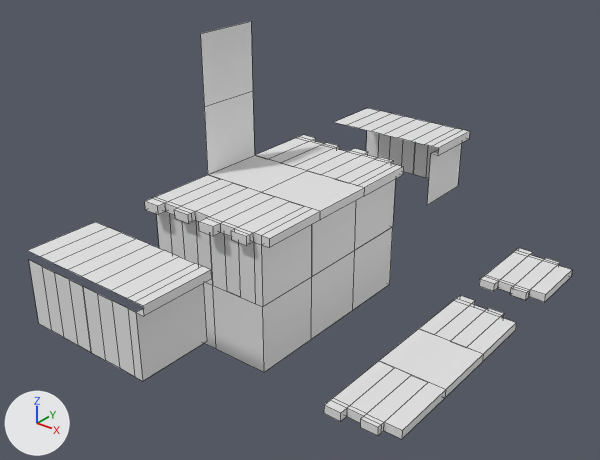
What one commit did to the FBX model Moving Through Mediums/Assets/Dev/Marika/Environment Assets/Export/environment.fbx.
The view is the same before and after, from a 50 mm camera at (6.38, -8.26, 6.45) aimed at (0.13, -0.45, 1.6). Arrows for +X, +Y and +Z are at lower left; the lights stay in place. The first picture is the older version. Mesh edges are drawn as thin lines.

The older version as bpy lines, for what is in view:
```python
me_cube_008 = bpy.data.meshes.new('Cube.008')
me_cube_008.from_pydata(...)  # 36 vertices, 26 faces; spans x -0.5..0.5, y -0.688..0.5, z 0.0..0.125
me_cube_008.materials.append(mat_environment_sprites)  # white #e7e7e7
me_cube_010 = bpy.data.meshes.new('Cube.010')
me_cube_010.from_pydata([(0.5, -0.5, 0.125), (0.5, 0.5, 0.125), (-0.5, -0.5, 0.125), (-0.5, 0.5, 0.125), (-0.5, 0.5, 0.0), (-0.5, -0.5, 0.0), (0.5, 0.5, 0.0), (0.5, -0.5, 0.0)], [], [(7, 5, 4, 6), (7, 6, 1, 0), (1, 3, 2, 0)])
me_cube_010.materials.append(mat_environment_sprites)  # white #e7e7e7
me_cube_014 = bpy.data.meshes.new('Cube.014')
me_cube_014.from_pydata([(-0.5, -0.5, 1.0), (-0.5, 0.5, 1.0), (-1.5, -0.5, 1.0), (-1.5, 0.5, 1.0)], [], [(2, 0, 1, 3)])
me_cube_014.materials.append(mat_environment_sprites)  # white #e7e7e7
ob_floor_middle_back = bpy.data.objects.new('floor.middle_back', me_cube_014)
ob_floor_middle_back.location = (0.0, 0.0, 1.0)
ob_platform_l = bpy.data.objects.new('platform.L', me_cube_008)
ob_platform_l.location = (2.0, -1.0, 0.0)
ob_platform_middle = bpy.data.objects.new('platform.middle', me_cube_010)
ob_platform_middle.location = (2.0, 0.0, 0.0)
# also in view: 'wall_black' at (-0.06, 1.0, 0.5); 'wall_black.L_back' at (-1.0, -1.5, 0.5); 'platform.1block' at (2.0, 3.0, 0.06); 'back_wall.002' at (-1.5, 0.0, 3.5); 'floor.L_back' at (-1.0, -1.09, 1.5)
```
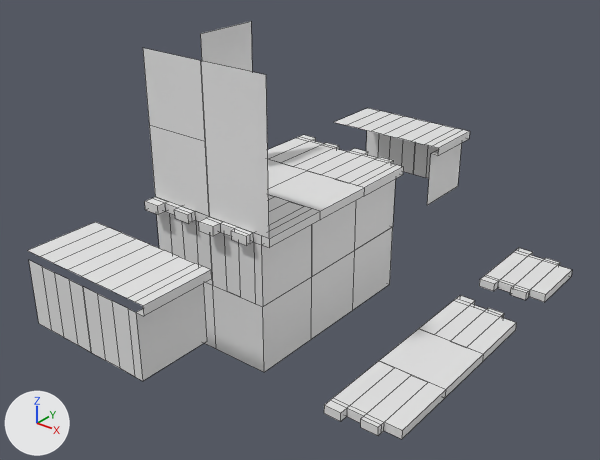
Patch to the scene script:
```diff
--- a/Moving Through Mediums/Assets/Dev/Marika/Environment Assets/Export/environment.fbx.py
+++ b/Moving Through Mediums/Assets/Dev/Marika/Environment Assets/Export/environment.fbx.py
@@ me_plane_002 @@
+me_plane_002.from_pydata([(0.5, -1.5, 1.5), (0.5, -1.5, 0.5), (-0.5, -1.5, 1.5), (-0.5, -1.5, 0.5)], [], [(0, 1, 3, 2)])
+me_plane_002.materials.append(mat_environment_sprites)  # white #e7e7e7
@@ me_plane_004 @@
+me_plane_004.from_pydata([(0.5, -1.5, 0.5), (-0.5, -1.5, 0.5), (0.5, -1.5, 2.5), (-0.5, -1.5, 2.5)], [], [(2, 0, 1, 3)])
+me_plane_004.materials.append(mat_environment_sprites)  # white #e7e7e7
@@ me_plane_003 @@
+me_plane_003.from_pydata([(0.5, -1.5, 1.5), (0.5, -1.5, 0.5), (-0.5, -1.5, 1.5), (-0.5, -1.5, 0.5)], [], [(0, 1, 3, 2)])
+me_plane_003.materials.append(mat_environment_sprites)  # white #e7e7e7
@@ ob_side_wall_001 @@
+ob_side_wall_001 = bpy.data.objects.new('side_wall.001', me_plane_002)
+ob_side_wall_001.location = (-1.0, 0.0, 1.5)
@@ ob_door @@
+ob_door = bpy.data.objects.new('door', me_plane_004)
+ob_door.location = (0.0, 0.0, 1.5)
@@ ob_side_wall_002 @@
+ob_side_wall_002 = bpy.data.objects.new('side_wall.002', me_plane_003)
+ob_side_wall_002.location = (-1.0, 0.0, 2.5)
```

Changed parts and their boxes [x1, y1, x2, y2] in the pictures (600 x 460 px):
'door', added
    after: [201, 61, 269, 238]
'side_wall.002', added
    after: [143, 48, 205, 142]
'side_wall.001', added
    after: [149, 125, 209, 216]
'back_wall.001', unchanged, covered by the edit
    before: [204, 91, 255, 175]
'floor.middle_back', unchanged, covered by the edit
    before: [209, 155, 306, 192]
    after: [268, 159, 306, 189]
